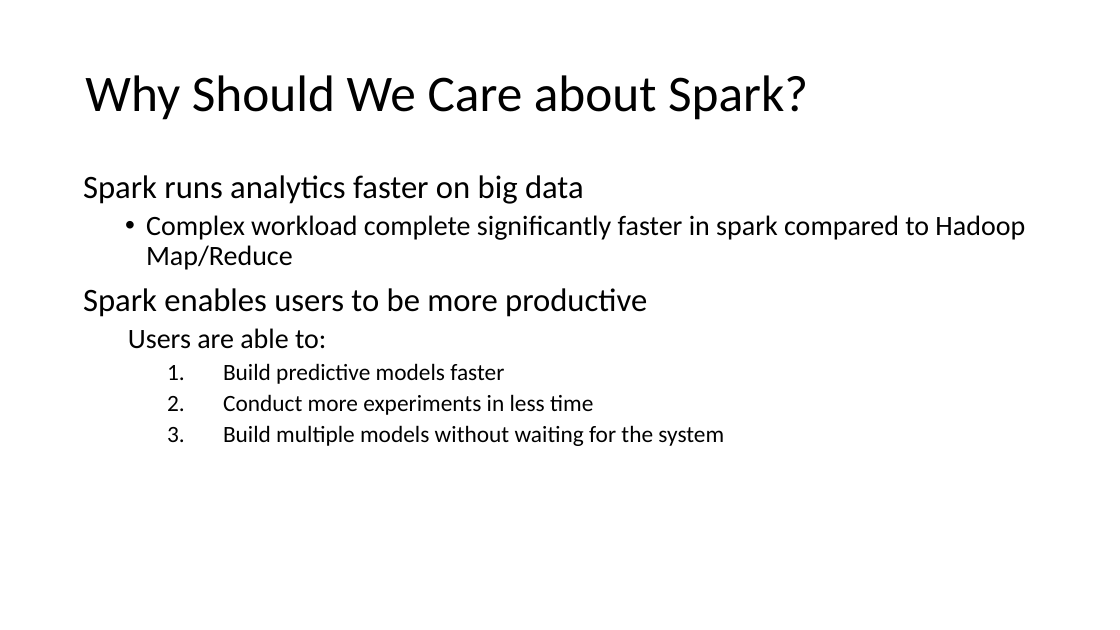
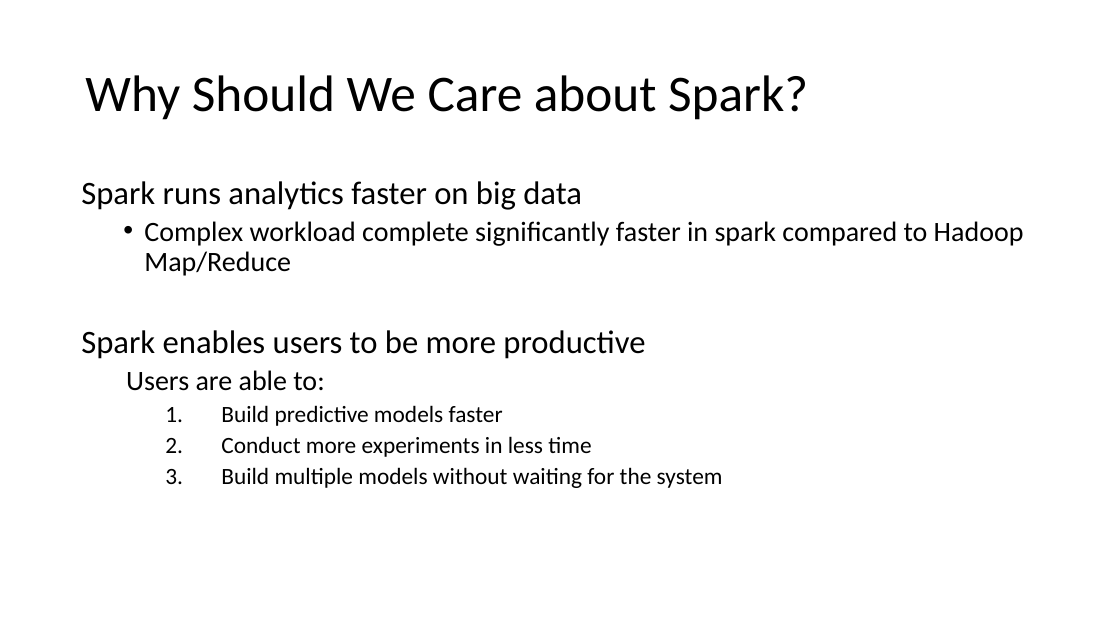
Before and after one commit to MooyoungLee/learn-spark, a slide deck: slide 2 of Presentation/Learning Spark 2017.pptx. Drawn at 1120x630 pixels with LibreOffice and Linux fonts; fonts in the diff are those of the drawing. Boxes give left, top, right and bottom in pixels: in the first picture for what was removed or moved away, otherwise in the second. Text is boxed around its words. In the diff, an @@ line names an element or a change of style, - is before the commit and + after.

```diff
--- a/Presentation/Learning Spark 2017.pptx
+++ b/Presentation/Learning Spark 2017.pptx
@@ text "Spark runs analytics faster on ..." rewrapped from [83,175,1025,446] to [81,181,1024,488] @@
```
Also in this commit, not shown: 22 other slides changed, 8 slides added, 9 slides removed.
